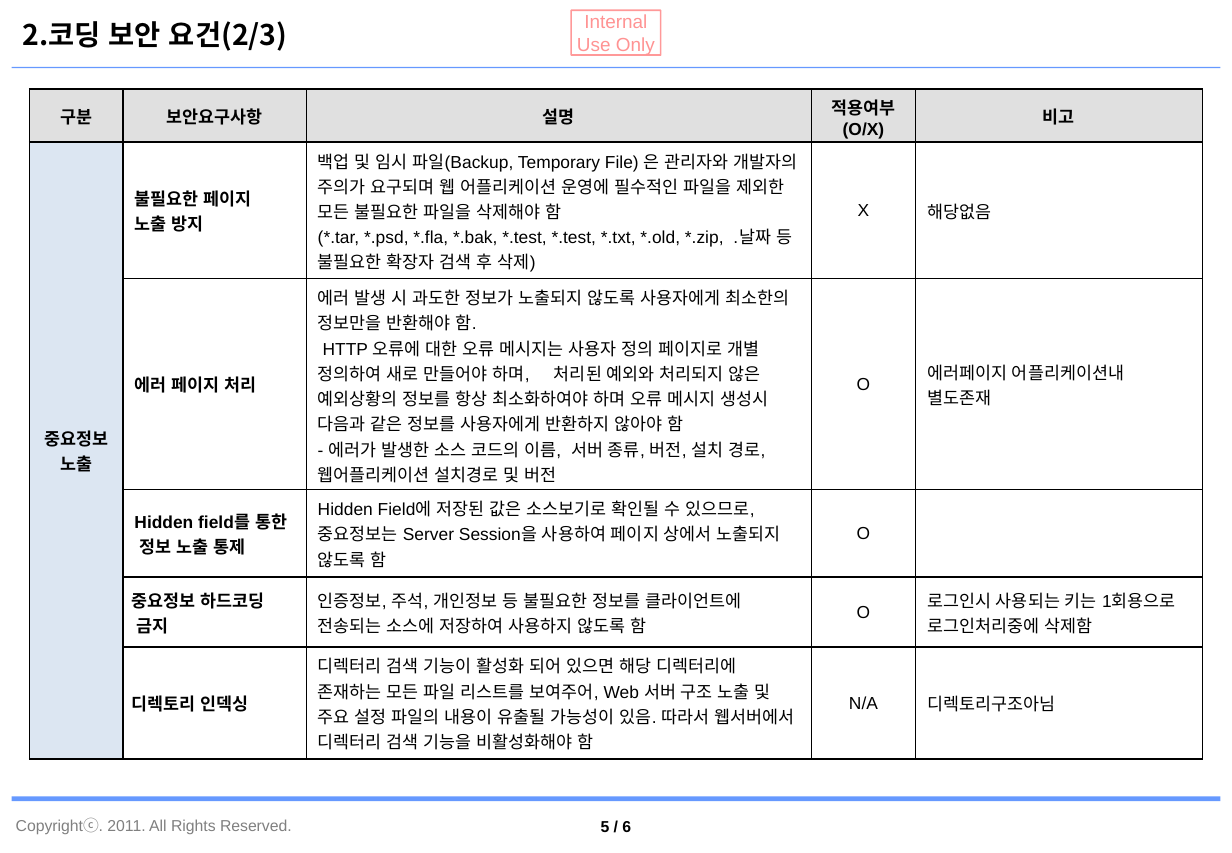
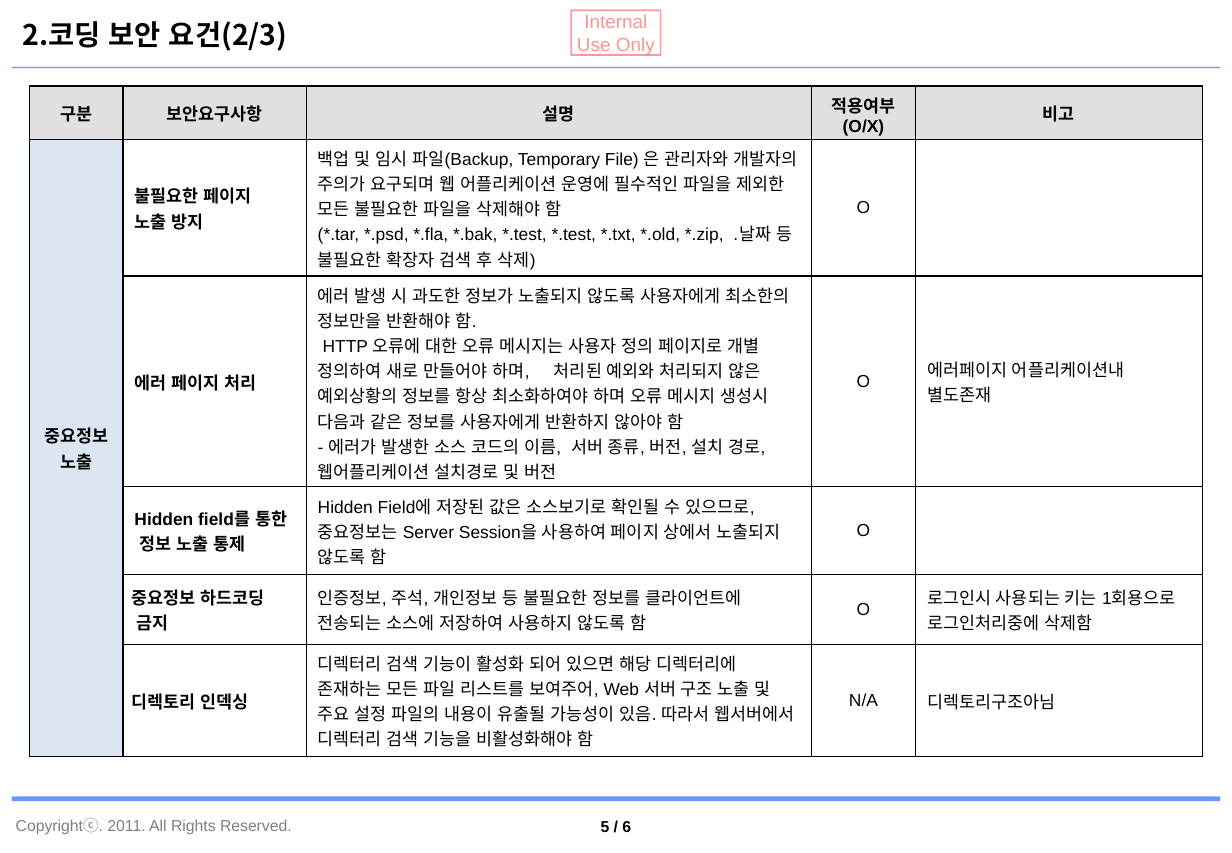
Before and after one commit to jaeyong1/stockmgmt, a slide deck: slide 6 of documents/자재관리시스템_보안점검 결과서.pptx. Drawn at 1232x853 pixels with LibreOffice and Linux fonts; fonts in the diff are those of the drawing; background and template pictures are left out. Boxes give left, top, right and bottom in pixels: in the first picture for what was removed or moved away, otherwise in the second. Text is boxed around its words. In the diff, an @@ line names an element or a change of style, - is before the commit and + after.

```diff
--- a/documents/자재관리시스템_보안점검 결과서.pptx
+++ b/documents/자재관리시스템_보안점검 결과서.pptx
@@ table at box(30, 86, 1202, 756) @@
-row 2, column 4: X
+row 2, column 4: O
-row 2, column 5: 해당없음
+row 2, column 5: 
```
Also in this commit, not shown: 1 other file.
